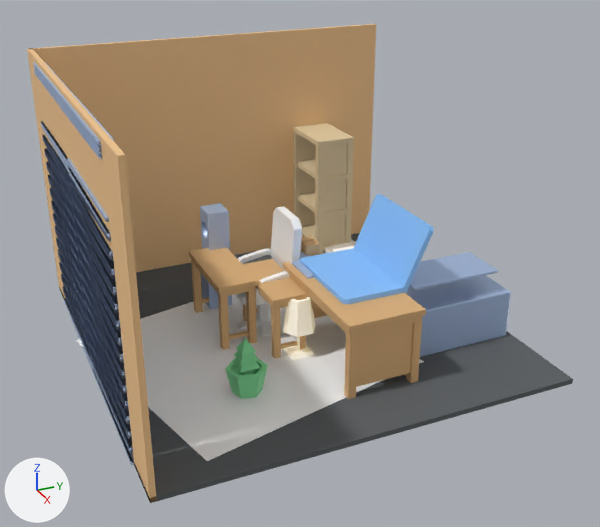
Before and after pictures for a commit that changed the glTF model unity/Assets/Art/EarlyGame/cc0-garage-kit/garage-interior-room-kit.glb.
Camera for both pictures: a 50 mm lens placed at (8.96, -1.0, 4.22), pointed at (2.3, 2.0, 0.89). Arrows for +X, +Y and +Z are at lower left; the lights stay in place. The picture after the commit comes second. Where no turn or scale is listed for an object, it has been applied to the vertices. Vertices at exactly the same position are counted once.

The first picture shows 'kit_floor', 'kit_floor_stain', 'kit_roll_door', 'kit_wall_back', 'prop_bookcase', 'prop_chair', 'prop_desk', 'prop_lamp', 'prop_laptop', 'prop_plant', 'prop_server', 'prop_tool_table', 'prop_workbench' and 5 more.
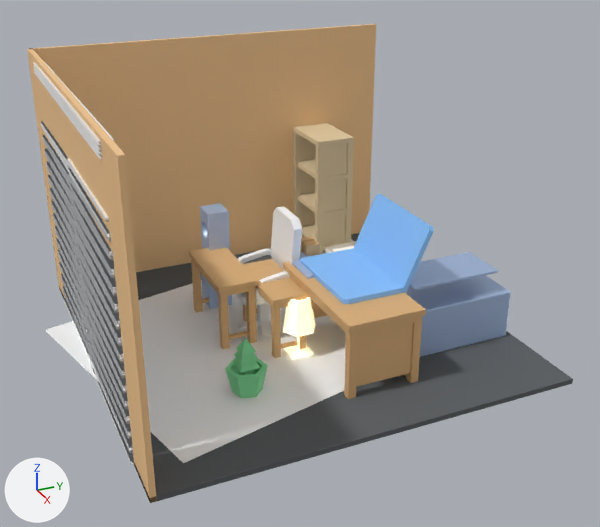
Changed parts and their boxes [x1, y1, x2, y2] in the pictures (600 x 527 px):
```json
{"object": "kit_floor_stain", "change": "reshaped, moved", "before": [76, 295, 424, 461], "after": [45, 280, 346, 463]}
{"object": "kit_roll_door", "change": "recoloured", "before": [33, 62, 134, 465], "after": [33, 62, 134, 465], "on screen": "blue to white"}
{"object": "prop_lamp", "change": "recoloured", "before": [283, 297, 315, 360], "after": [283, 297, 315, 360]}
```

Edits to the scene script, one JSON object a line:
```json
{"op": "set", "path": "mat_m_prop_lamp_lamp_accent.emission_color", "old": "(0.28, 0.218, 0.098)", "new": "(1.0, 0.82, 0.42)", "note": "yellow #908158 -> beige #ffeaad"}
{"op": "add", "block": "mat_m_kit_roll_door_roll_door", "code": ["mat_m_kit_roll_door_roll_door = principled_material('m_kit_roll_door_roll_door')", "mat_m_kit_roll_door_roll_door.base_color = (1.0, 1.0, 1.0)  # white #ffffff", "mat_m_kit_roll_door_roll_door.metallic = 0.42", "mat_m_kit_roll_door_roll_door.roughness = 0.38", "mat_m_kit_roll_door_roll_door.emission_color = (0.0576, 0.0592, 0.0624)  # dark grey #444547", "mat_m_kit_roll_door_roll_door.emission_strength = 1.0"]}
{"block": "me_plating_wide", "where": "me_plating_wide.from_pydata(...)  # 936 vertices, 1820 faces; spans x -1.5..1.5, y -0.06..0.06, z -2.54..0.12"}
{"op": "remove", "block": "me_plating_wide", "code": "me_plating_wide.materials.append(mat_m_kit_roll_door_metal)  # blue #b8cef1"}
{"op": "add", "block": "me_plating_wide", "code": "me_plating_wide.materials.append(mat_m_kit_roll_door_roll_door)  # white #ffffff"}
{"block": "me_plane", "where": "# used by ob_kit_floor_stain; location = (2.28, 1.42, 0.053)"}
{"op": "remove", "block": "me_plane", "code": "me_plane.from_pydata(...)  # 4 vertices, 2 faces; spans x -1.48..1.48, y -1.48..1.48, z 0.0"}
{"op": "add", "block": "me_plane", "code": "me_plane.from_pydata(...)  # 4 vertices, 2 faces; spans x -1.67..1.67, y -1.67..1.67, z 0.0"}
{"block": "me_plane", "change": "me_plane part 1"}
{"op": "set", "path": "me_plane.vertices[0].co", "old": "(-0.89, -1.48, 0.0)", "new": "(-1.0, -1.67, 0.0)", "note": "pixel (75, 340) -> pixel (44, 329)"}
{"op": "set", "path": "me_plane.vertices[1].co", "old": "(1.48, -0.89, 0.0)", "new": "(1.67, -1.0, 0.0)", "note": "pixel (207, 461) -> pixel (183, 463)"}
{"op": "set", "path": "me_plane.vertices[2].co", "old": "(-1.48, 0.89, 0.0)", "new": "(-1.67, 1.0, 0.0)", "note": "not seen -> pixel (261, 261)"}
{"op": "set", "path": "me_plane.vertices[3].co", "old": "(0.89, 1.48, 0.0)", "new": "(1.0, 1.67, 0.0)", "note": "pixel (423, 361) -> not seen"}
{"op": "set", "path": "ob_kit_floor_stain.location", "old": "(2.28, 1.42, 0.053)", "new": "(2.05, 1.35, 0.056)"}
```
